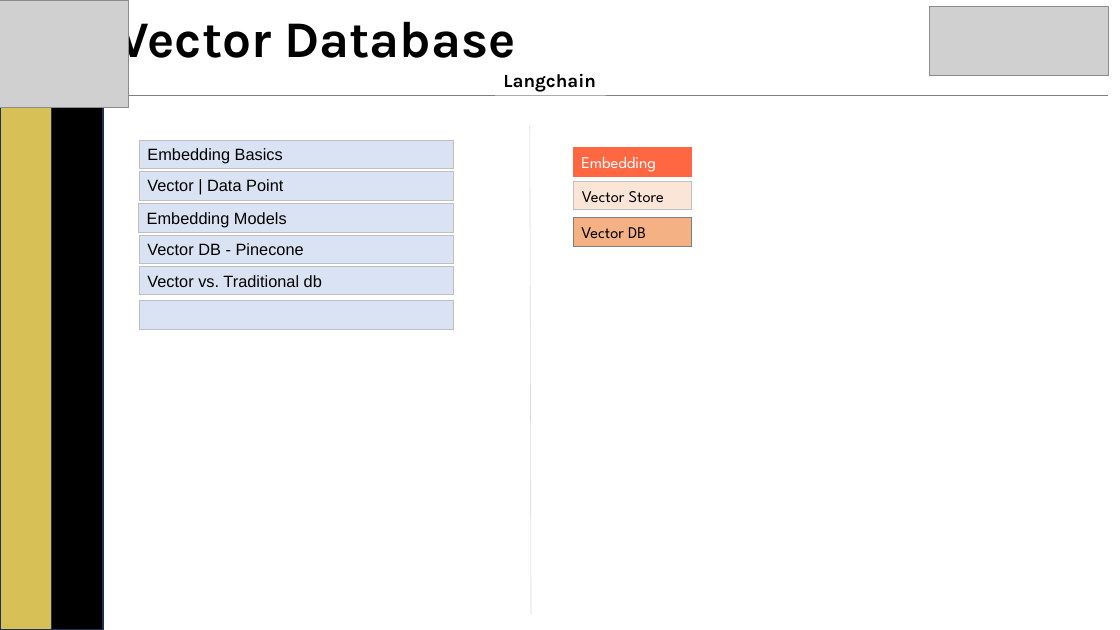
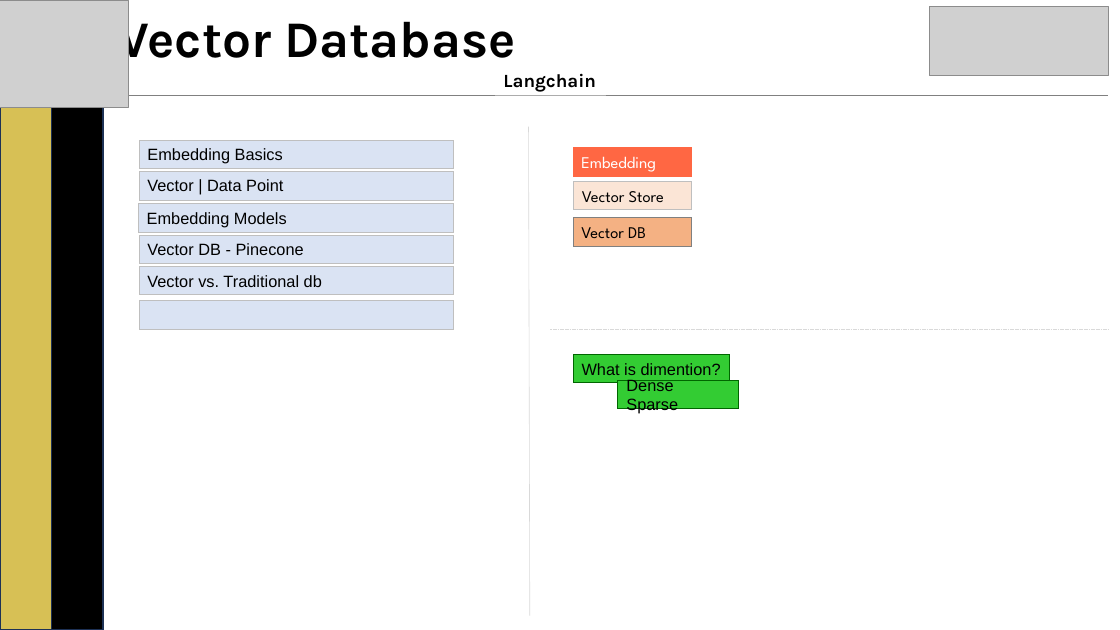
Before and after one commit to pramodkumarw/AI-Langchain-Langgraph, a slide deck: slide 1 of AI-ML-DL/04- GenAI - Langchain/06- Vectorstores.lc.pptx. Drawn at 1120x630 pixels with LibreOffice and Linux fonts; fonts in the diff are those of the drawing; grey boxes stand for pictures. Boxes give left, top, right and bottom in pixels: in the first picture for what was removed or moved away, otherwise in the second. Text is boxed around its words. In the diff, an @@ line names an element or a change of style, - is before the commit and + after.

```diff
--- a/AI-ML-DL/04- GenAI - Langchain/06- Vectorstores.lc.pptx
+++ b/AI-ML-DL/04- GenAI - Langchain/06- Vectorstores.lc.pptx
@@ line added from (550, 329) to (1108, 329), #D9D9D9 0.5 pt dashed @@
@@ rectangle added at (573,355,729,383), fill #33CC33, outline #006600 0.75 pt, 14 pt, text #000000 @@
+What is dimention?
@@ rectangle added at (618,381,739,409), fill #33CC33, outline #006600 0.75 pt, 14 pt, text #000000 @@
+Dense Sparse
```
Also in this commit, not shown: 5 other files.
